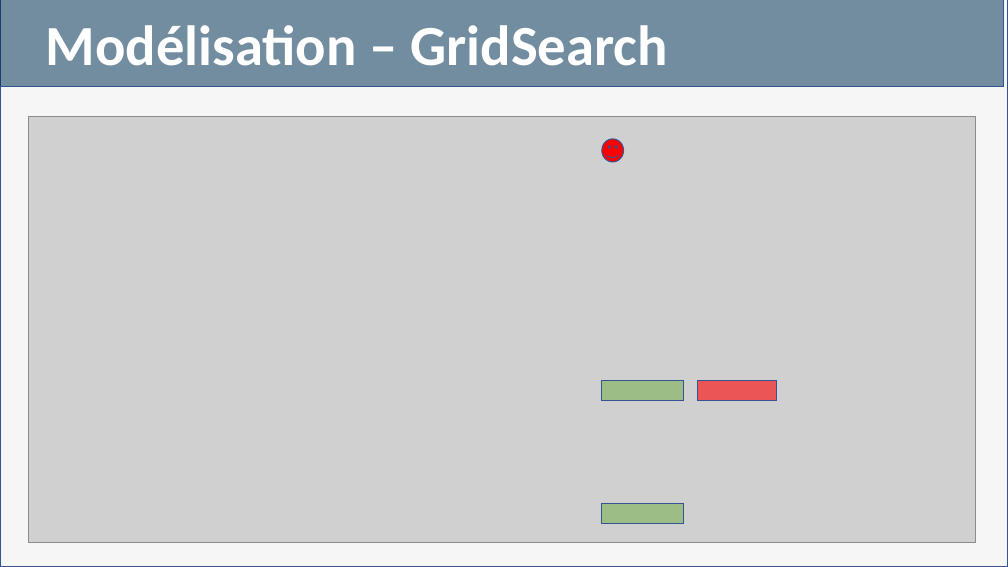
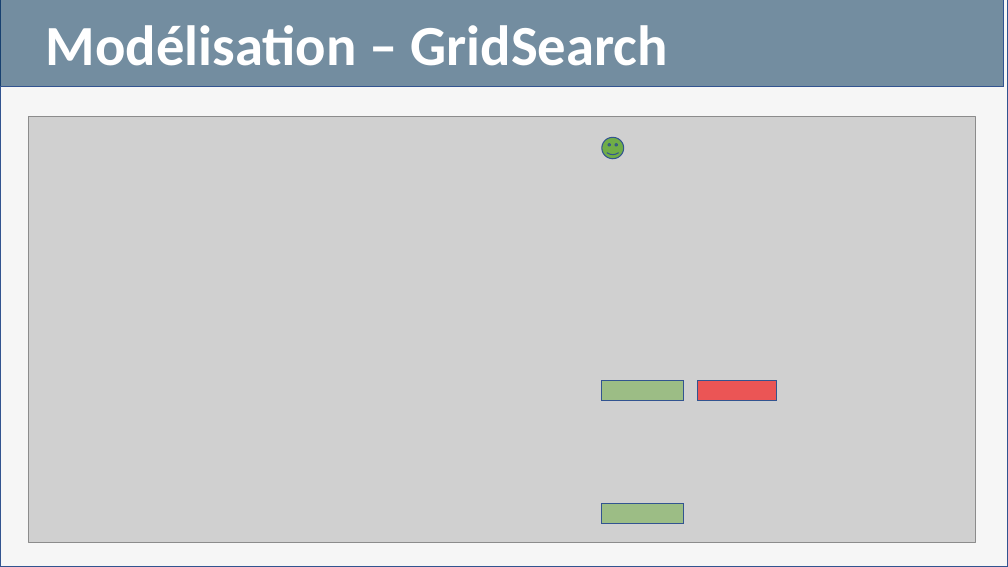
Before and after one commit to jlu0915/P7, a slide deck: slide 10 of Lu_Jing_4_presentation_032023.pptx (slide 9 before the commit). Drawn at 1008x567 pixels with LibreOffice and Linux fonts; fonts in the diff are those of the drawing; grey boxes stand for pictures. Boxes give left, top, right and bottom in pixels: in the first picture for what was removed or moved away, otherwise in the second. Text is boxed around its words. In the diff, an @@ line names an element or a change of style, - is before the commit and + after.

```diff
--- a/Lu_Jing_4_presentation_032023.pptx
+++ b/Lu_Jing_4_presentation_032023.pptx
@@ smiley face: place and size @@
-smiley face at bbox=[602, 139, 624, 163]
+smiley face at bbox=[602, 138, 624, 159]
@@ smiley face at bbox=[602, 138, 624, 159]: fill #FF0000 to #70AD47 @@
```
Also in this commit, not shown: 9 other slides changed.
